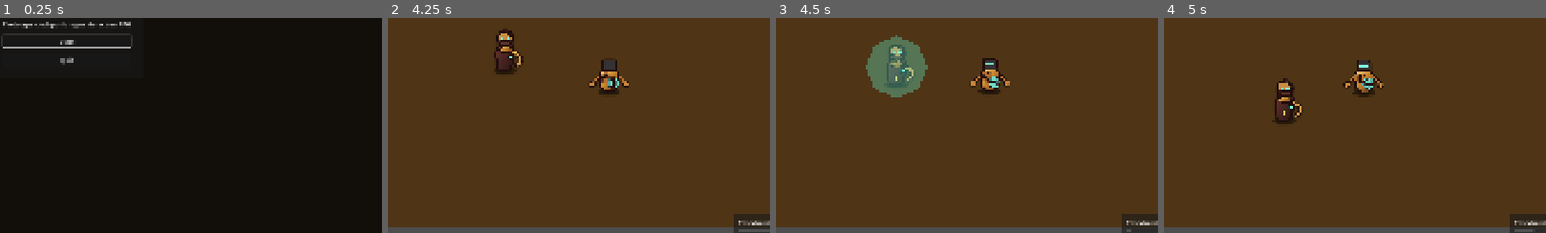
Above: before the commit, frames 1-4 (left to right).
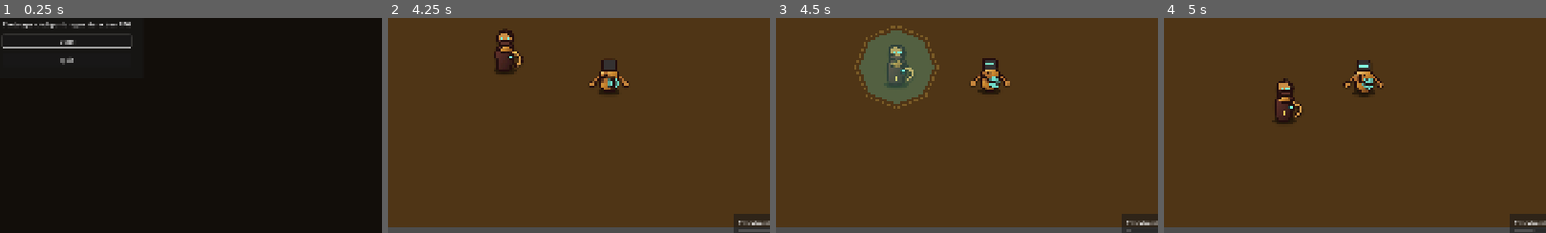
Above: after the commit, the same moments.

Repository: shibii1111/hermes-godot-topdown
Game: Godot game, scene res://scenes/main/GameRoot.tscn
The game is run twice, just before and just after one commit, with the same random seed, the same clock (stepped at 60 frames per second) and the same inputs.
Inputs:
- Up to frame 1 (0.25 s): no input
- Up to frame 2 (4.25 s): click "Start" at 0.5 s; click "Enter Run Portal" at 1.25 s; click "Return to Hub" at 2 s; click "Enter Run Portal" at 2.75 s; hold D (move_right) from 3.53 s (still down); tap Space (attack) at 3.6 s
- Up to frame 3 (4.5 s): release D (move_right) at 4.28 s; hold S (move_down) from 4.28 s (still down); tap Q (special) at 4.35 s
- Up to frame 4 (5 s): keep holding S (move_down)
The pictures show only the part of the screen within x 41-91%, y 46-96%; the shares and areas given below are measured in that part.

Frames 1-2 are identical in both runs. In frame 3, 1.9% of the frame differs, in the area x 20-43%, y 3-43%; in frame 4, nothing differs.

Commit message:
feat: polish Clockburst vfx

Diff:
--- a/scenes/skills/ClockburstAbility.tscn
+++ b/scenes/skills/ClockburstAbility.tscn
@@ -14,8 +14,16 @@
 active_duration = 0.18
 
 [node name="BurstVisual" type="Polygon2D" parent="."]
+unique_name_in_owner = true
 color = Color(0.38, 0.95, 0.82, 0.34)
 polygon = PackedVector2Array(78, 0, 55.1543, 55.1543, 0, 78, -55.1543, 55.1543, -78, 0, -55.1543, -55.1543, 0, -78, 55.1543, -55.1543)
 
+[node name="VfxRing" type="Line2D" parent="."]
+unique_name_in_owner = true
+width = 5.0
+default_color = Color(1, 0.82, 0.35, 0.95)
+closed = true
+points = PackedVector2Array(86, 0, 60.8112, 60.8112, 0, 86, -60.8112, 60.8112, -86, 0, -60.8112, -60.8112, 0, -86, 60.8112, -60.8112)
+
 [node name="CollisionShape2D" type="CollisionShape2D" parent="."]
 shape = SubResource("CircleShape2D_clockburst")
--- a/scripts/skills/clockburst_ability.gd
+++ b/scripts/skills/clockburst_ability.gd
@@ -10,21 +10,30 @@
 @export var cooldown_duration: float = 3.0
 @export var active_duration: float = 0.18
 
+@onready var burst_visual: Polygon2D = %BurstVisual
+@onready var vfx_ring: Line2D = %VfxRing
+
 var _cooldown_remaining: float = 0.0
 var _active_time_remaining: float = 0.0
+var _vfx_progress: float = 1.0
 
 
 ## Initializes the radial hitbox in an inactive, ready state.
 func _ready() -> void:
 	super._ready()
 	visible = false
+	_vfx_progress = 1.0
+	_update_burst_vfx(_vfx_progress)
+	vfx_ring.visible = false
 	cooldown_changed.emit(_cooldown_remaining, cooldown_duration)
 
 
-## Advances active hit timing and cooldown state each physics frame.
+## Advances active hit timing, burst VFX, and cooldown state each physics frame.
 func _physics_process(delta: float) -> void:
 	if _active_time_remaining > 0.0:
 		_active_time_remaining = maxf(0.0, _active_time_remaining - delta)
+		_vfx_progress = 1.0 - (_active_time_remaining / active_duration)
+		_update_burst_vfx(_vfx_progress)
 		if _active_time_remaining == 0.0:
 			deactivate()
 	update_cooldown(delta)
@@ -41,7 +50,10 @@
 		return false
 	_cooldown_remaining = cooldown_duration
 	_active_time_remaining = active_duration
+	_vfx_progress = 0.0
 	visible = true
+	_update_burst_vfx(_vfx_progress)
+	vfx_ring.visible = true
 	activate(runtime_source, direction)
 	cast_started.emit()
 	cooldown_changed.emit(_cooldown_remaining, cooldown_duration)
@@ -56,7 +68,28 @@
 	cooldown_changed.emit(_cooldown_remaining, cooldown_duration)
 
 
+## Returns normalized burst VFX progress for tuning and headless validation.
+func get_vfx_progress() -> float:
+	return _vfx_progress
+
+
+## Returns the current alpha of the primary burst visual.
+func get_burst_visual_alpha() -> float:
+	return burst_visual.color.a
+
+
+## Expands and fades the clockwork ring while the damaging window is active.
+func _update_burst_vfx(progress: float) -> void:
+	var clamped_progress: float = clampf(progress, 0.0, 1.0)
+	scale = Vector2.ONE * lerpf(1.0, 1.28, clamped_progress)
+	burst_visual.color = Color(0.38, 0.95, 0.82, lerpf(0.78, 0.04, clamped_progress))
+	vfx_ring.default_color = Color(1.0, 0.82, 0.35, lerpf(0.95, 0.0, clamped_progress))
+	vfx_ring.width = lerpf(5.0, 1.5, clamped_progress)
+
+
 ## Disables the radial hitbox and hides the burst visual.
 func deactivate() -> void:
 	super.deactivate()
 	visible = false
+	vfx_ring.visible = false
+	scale = Vector2.ONE
Not shown, changed: docs/milestones.md
